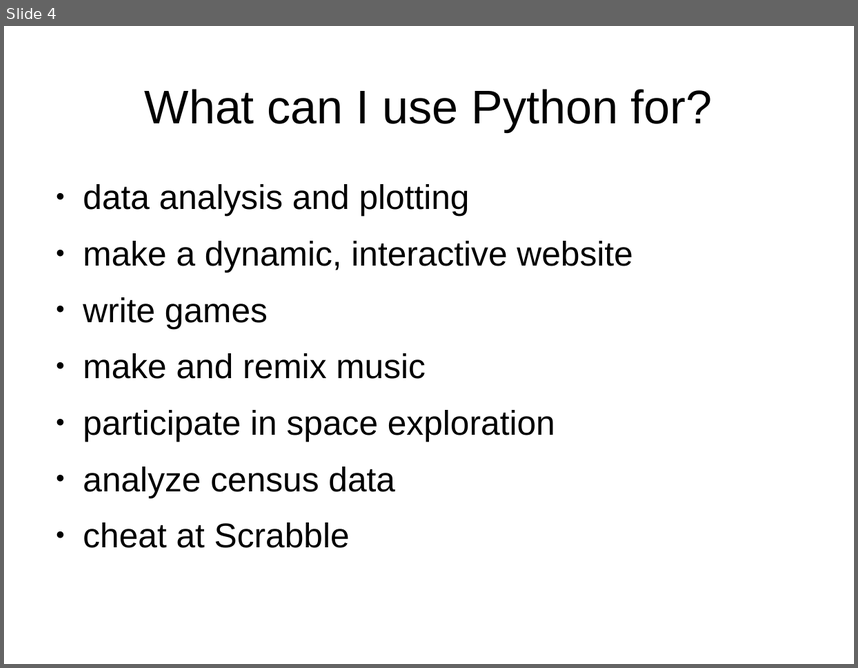
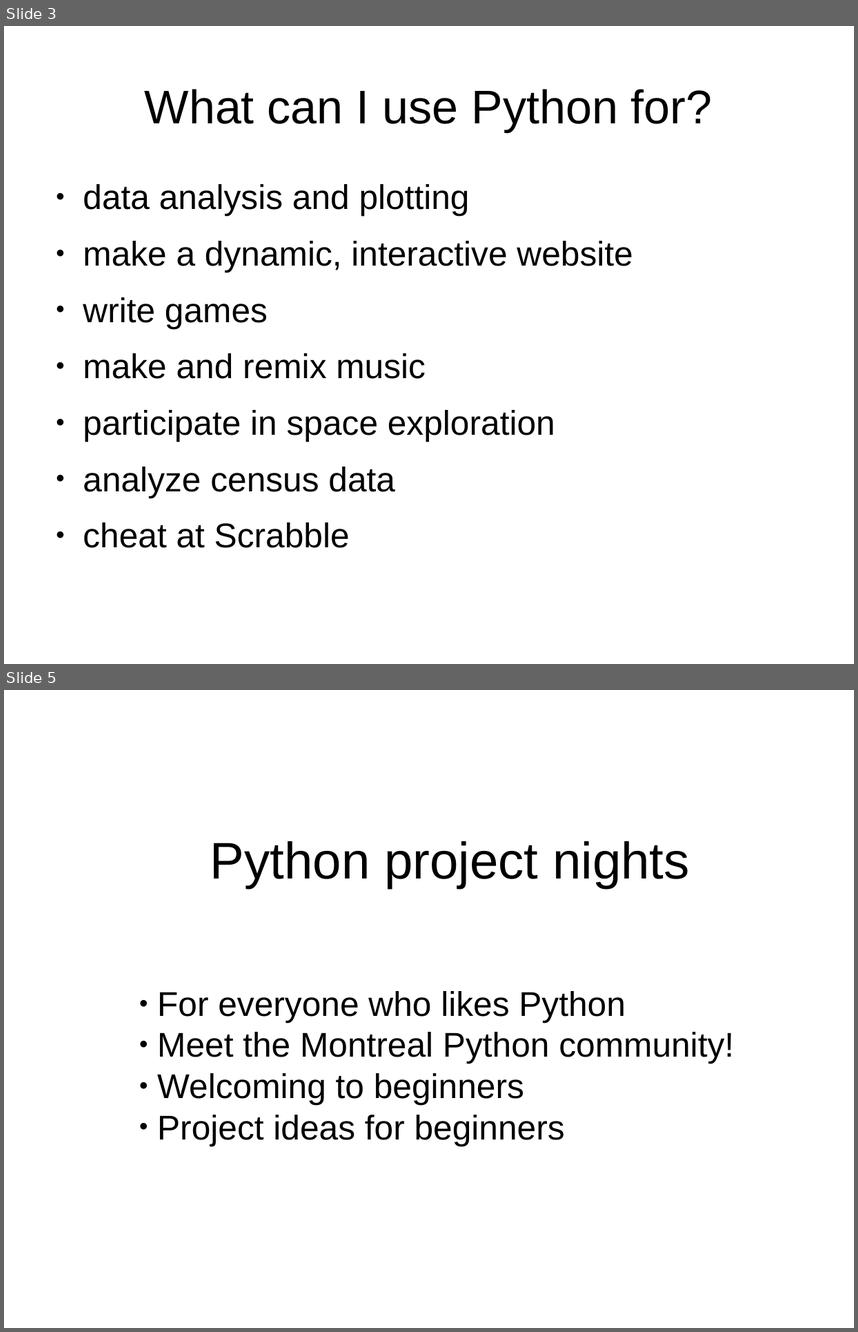
Before and after one commit to jvns/mtlpytutorial, a slide deck: outro-slides.odp. Shown one above the other, each under a label of ours: slide 4 before the commit, slides 3 and 5 after it; the slides between them are not shown. The pictures are 858x668 and 858x1332 pixels, drawn with LibreOffice and Linux fonts; fonts in the diff are those of the drawing. Boxes give left, top, right and bottom in pixels: in the first picture for what was removed or moved away, otherwise in the second. Text is boxed around its words. In the diff, an @@ line names an element or a change of style, - is before the commit and + after.

Commit message:
Add info about the diversity pipeline to outro slides
- PyLadies meetups
- Python Nights
- Montreal Python meetings! =)

message: COME TO ALL THE THINGS EVERYONE WE WANT TO SEE YOU

```diff
--- a/outro-slides.odp
+++ b/outro-slides.odp
@@ slide 5 added at (4,690,854,1328), background #FFFFFF @@
@@ text added at (157,841,734,1145), 32 pt, text #000000 @@
+Python project nights
+  ● For everyone who likes Python
+  ● Meet the Montreal Python community!
+  ● Welcoming to beginners
+  ● Project ideas for beginners
@@ what was slide 4 is now slide 3 @@
```
Also in this commit, not shown: 1 slide changed, 4 other slides added, 2 slides removed.
